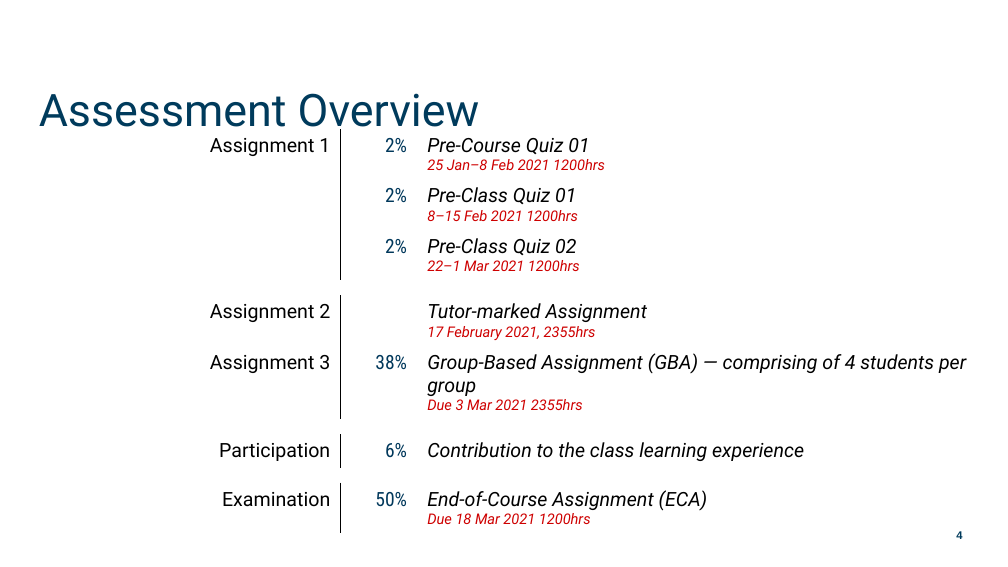
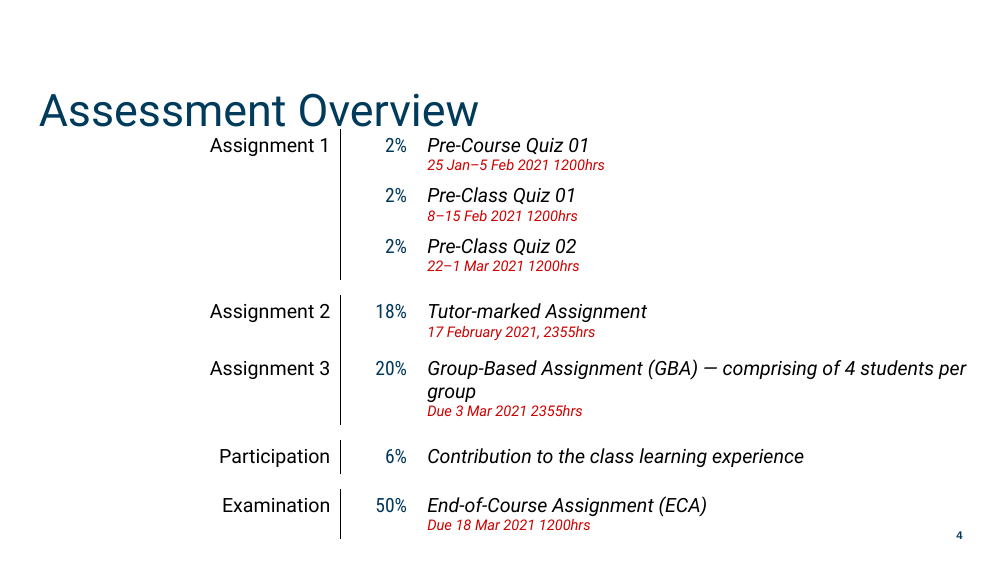
Before and after one commit to munishkumar-gh/munishkumar-gh.github.io, a slide deck: slide 4 of SuSS/ANL201 Study Unit 1_2021 - Lecturer.pptx. Drawn at 1008x567 pixels with LibreOffice and Linux fonts; fonts in the diff are those of the drawing; background and template pictures are left out. Boxes give left, top, right and bottom in pixels: in the first picture for what was removed or moved away, otherwise in the second. Text is boxed around its words. In the diff, an @@ line names an element or a change of style, - is before the commit and + after.

```diff
--- a/SuSS/ANL201 Study Unit 1_2021 - Lecturer.pptx
+++ b/SuSS/ANL201 Study Unit 1_2021 - Lecturer.pptx
@@ table at (105, 129, 980, 544) @@
-row 1, column 3: Pre-Course Quiz 01 / 25 Jan–8 Feb 2021 1200hrs
+row 1, column 3: Pre-Course Quiz 01 / 25 Jan–5 Feb 2021 1200hrs
-row 5, column 2: 
+row 5, column 2: 18%
-row 6, column 2: 38%
+row 6, column 2: 20%
```
Also in this commit, not shown: 2 other slides changed, 1 slide added, 1 slide removed, 1 other file.
